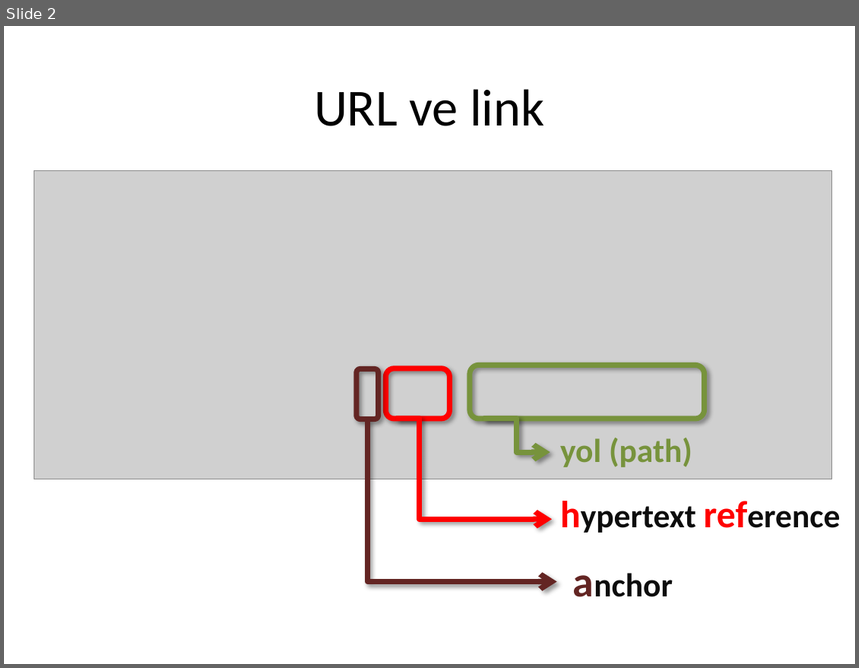
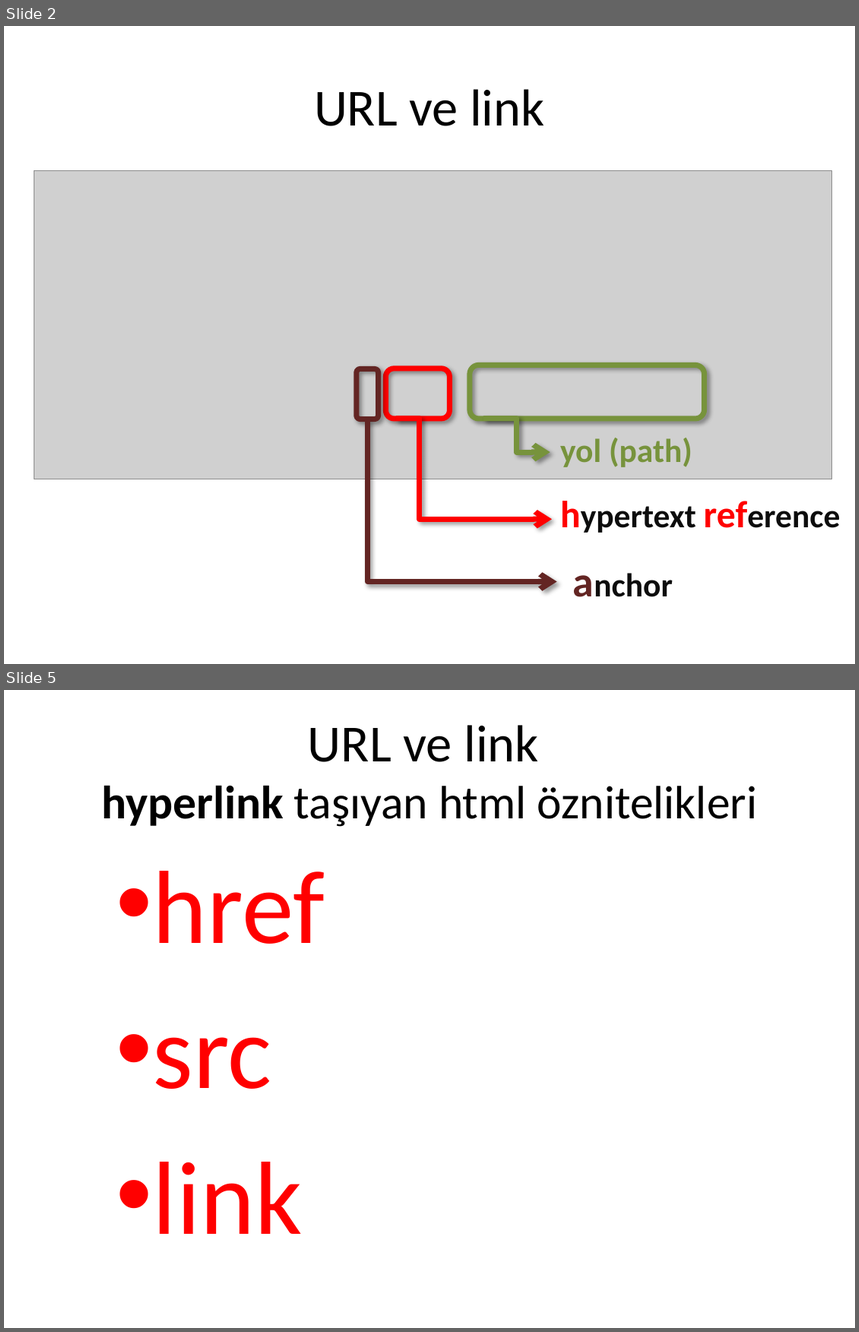
Before and after one commit to cemmerven/attrac, a slide deck: AttendanceTracker/Url ve link.pptx. Shown one above the other, each under a label of ours: slide 2 before the commit, slides 2 and 5 after it; the slides between them are not shown. The pictures are 859x668 and 859x1332 pixels, drawn with LibreOffice and Linux fonts; fonts in the diff are those of the drawing; grey boxes stand for pictures. Boxes give left, top, right and bottom in pixels: in the first picture for what was removed or moved away, otherwise in the second. Text is boxed around its words. In the diff, an @@ line names an element or a change of style, - is before the commit and + after.

Commit message:
added html form samples

```diff
--- a/AttendanceTracker/Url ve link.pptx
+++ b/AttendanceTracker/Url ve link.pptx
@@ slide 5 added at (4, 690, 855, 1328), background #FFFFFF @@
@@ title added at (101, 725, 757, 827), 39.6 pt, text #000000 @@
+URL ve link
+hyperlink taşıyan html öznitelikleri
@@ text added at (153, 871, 325, 1234), 88 pt, text #FF0000 @@
+• href
+• src
+• link
```
Also in this commit, not shown: 3 slides changed, 5 other slides added, 6 other files.
